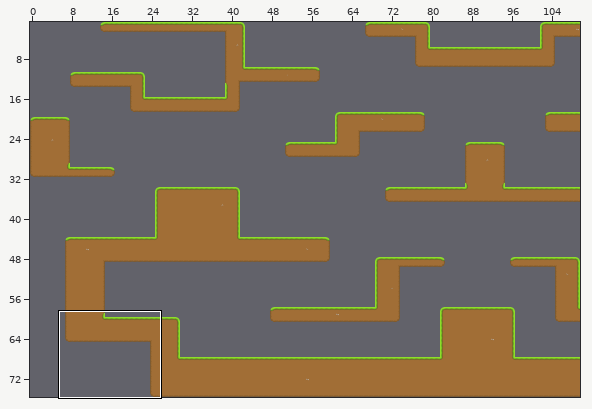
One commit to this Tiled map (JSON): resources/map/map1.json. The picture above shows the old version from afar; the outline marks the close-up.
Close-up. Old version:
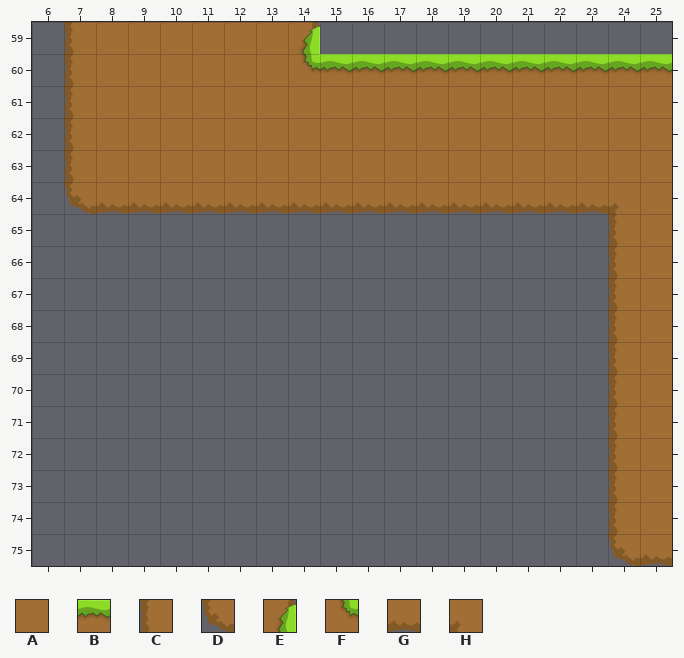
Cells are 32x32 px. Shown: x 6..25, y 59..75. The commit also changed other parts of the map, which this record leaves out.
Key: from "grass": A 1, B 7, C 11, D 18, E 20, F 22, G 25, H 27.
_ is an empty cell.
Layer "Tilelaag 1" before, first column x 6:
59 _CAAAAAAE___________
60 _CAAAAAAFBBBBBBBBBBB
61 _CAAAAAAAAAAAAAAAAAA
62 _CAAAAAAAAAAAAAAAAAA
63 _CAAAAAAAAAAAAAAAAAA
64 _DGGGGGGGGGGGGGGGGHA
65 __________________CA
66 __________________CA
67 __________________CA
68 __________________CA
69 __________________CA
70 __________________CA
71 __________________CA
72 __________________CA
73 __________________CA
74 __________________CA
75 __________________DG
New version:
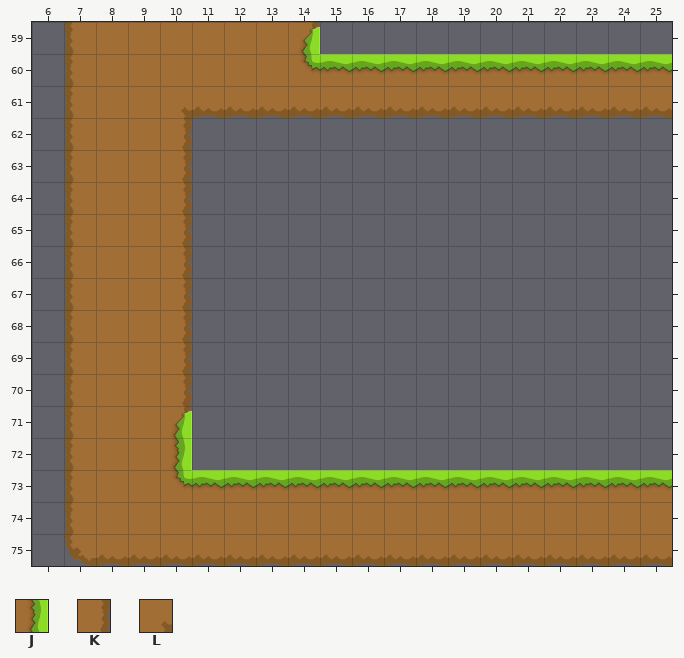
Further tiles: from "grass": J 8, K 12, L 26.
The edit:
Layer "Tilelaag 1":
Tile C becomes tile A in row 74 at x 24.
Tile G becomes tile A in row 64 at x 8 to 9.
The author put tile A in rows 65 to 73 at x 8 to 9; in row 74 at x 8 to 23.
Tile A becomes tile B in row 73 at x 25.
Tile C becomes tile B in row 73 at x 24.
The author put tile B in row 73 at x 11 to 23.
Tile D becomes tile C in row 64 at x 7.
The author put tile C in rows 65 to 74 at x 7.
The author put tile D in row 75 at x 7.
The author put tile E in row 71 at x 10.
The author put tile F in row 73 at x 10.
Tile A becomes tile G in row 61 at x 11 to 25.
Tile D becomes tile G in row 75 at x 24.
The author put tile G in row 75 at x 8 to 23.
The author put tile J in row 72 at x 10.
Tile A becomes tile K in rows 62 to 63 at x 10.
Tile G becomes tile K in row 64 at x 10.
The author put tile K in rows 65 to 70 at x 10.
Tile A becomes tile L in row 61 at x 10.
Tile A is removed in rows 62 to 63 at x 11 to 25; in rows 64 to 72 at x 25.
Tile C is removed in rows 65 to 72 at x 24.
Tile G is removed in row 64 at x 11 to 23.
Tile H is removed in row 64 at x 24.
